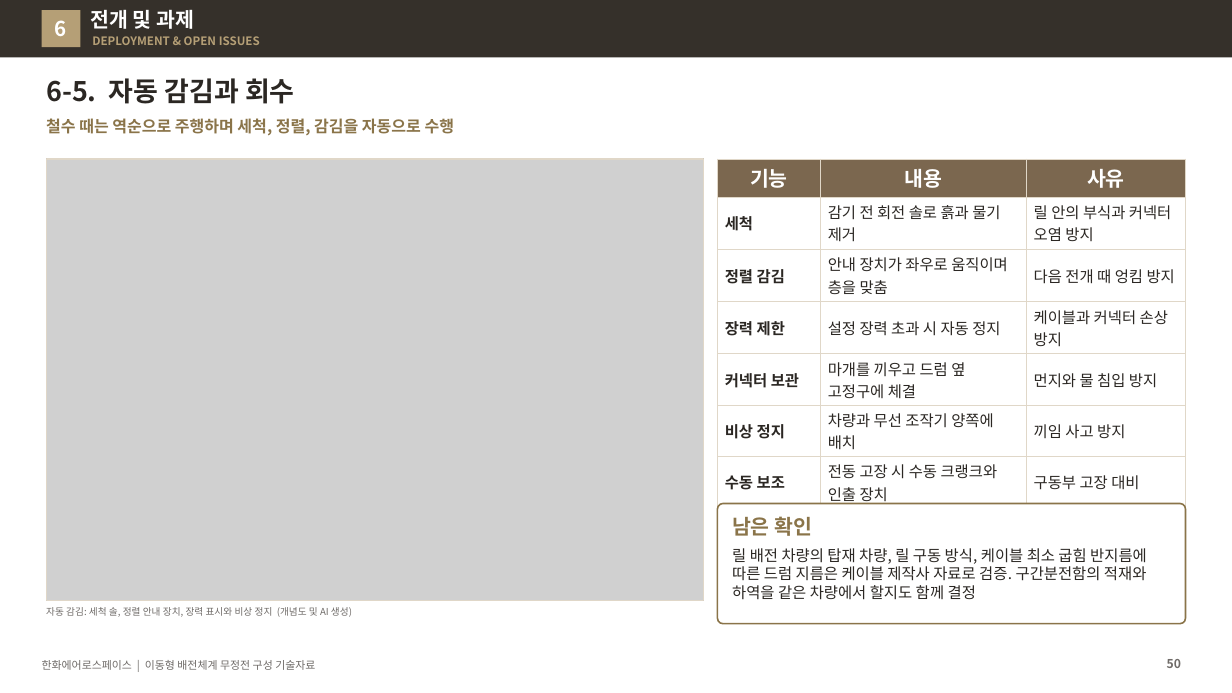
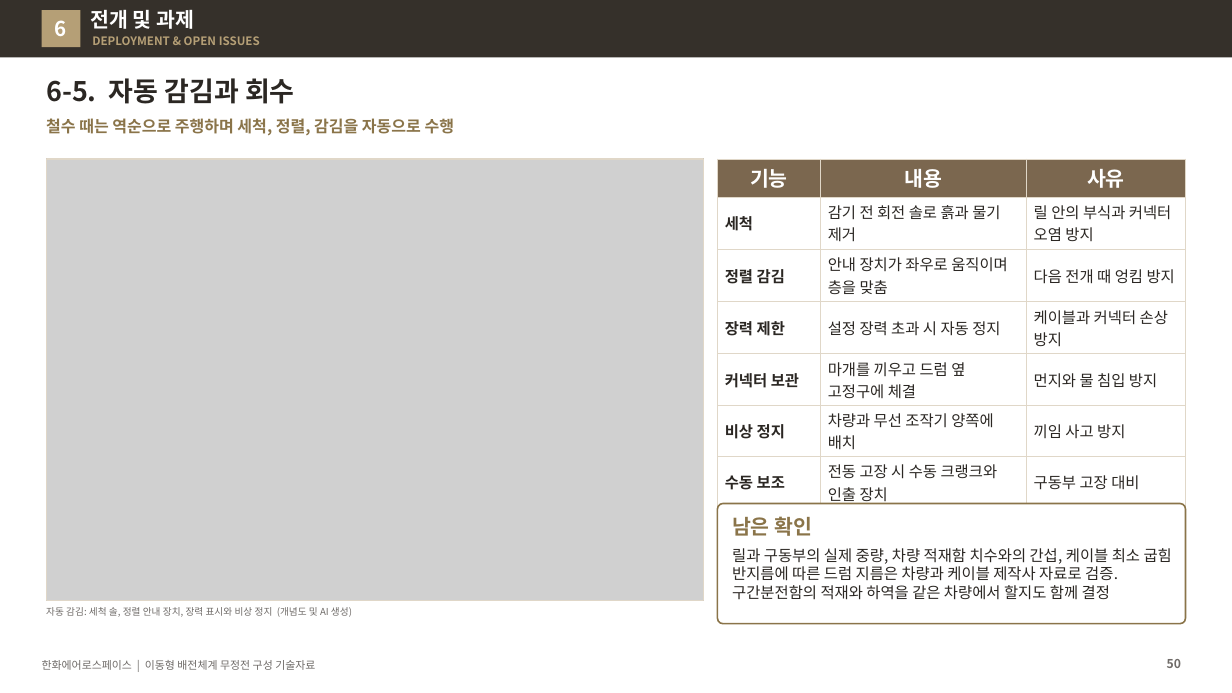
Before and after one commit to byunjd112-hue/headroom, a slide deck: slide 50 of mobile_ems/docs/out/IFPS_이동형배전체계_무정전구성_기술자료_Rev72.pptx. Drawn at 1232x693 pixels with LibreOffice and Linux fonts; fonts in the diff are those of the drawing; grey boxes stand for pictures. Boxes give left, top, right and bottom in pixels: in the first picture for what was removed or moved away, otherwise in the second. Text is boxed around its words. In the diff, an @@ line names an element or a change of style, - is before the commit and + after.

```diff
--- a/mobile_ems/docs/out/IFPS_이동형배전체계_무정전구성_기술자료_Rev72.pptx
+++ b/mobile_ems/docs/out/IFPS_이동형배전체계_무정전구성_기술자료_Rev72.pptx
@@ text at box(732, 548, 1172, 600): text changed @@
-릴 배전 차량의 탑재 차량, 릴 구동 방식, 케이블 최소 굽힘 반지름에 따른 드럼 지름은 케이블 제작사 자료로 검증. 구간분전함의 적재와 하역을 같은 차량에서 할지도 함께 결정
+릴과 구동부의 실제 중량, 차량 적재함 치수와의 간섭, 케이블 최소 굽힘 반지름에 따른 드럼 지름은 차량과 케이블 제작사 자료로 검증. 구간분전함의 적재와 하역을 같은 차량에서 할지도 함께 결정
```
Also in this commit, not shown: 4 other slides changed, 4 other files.
